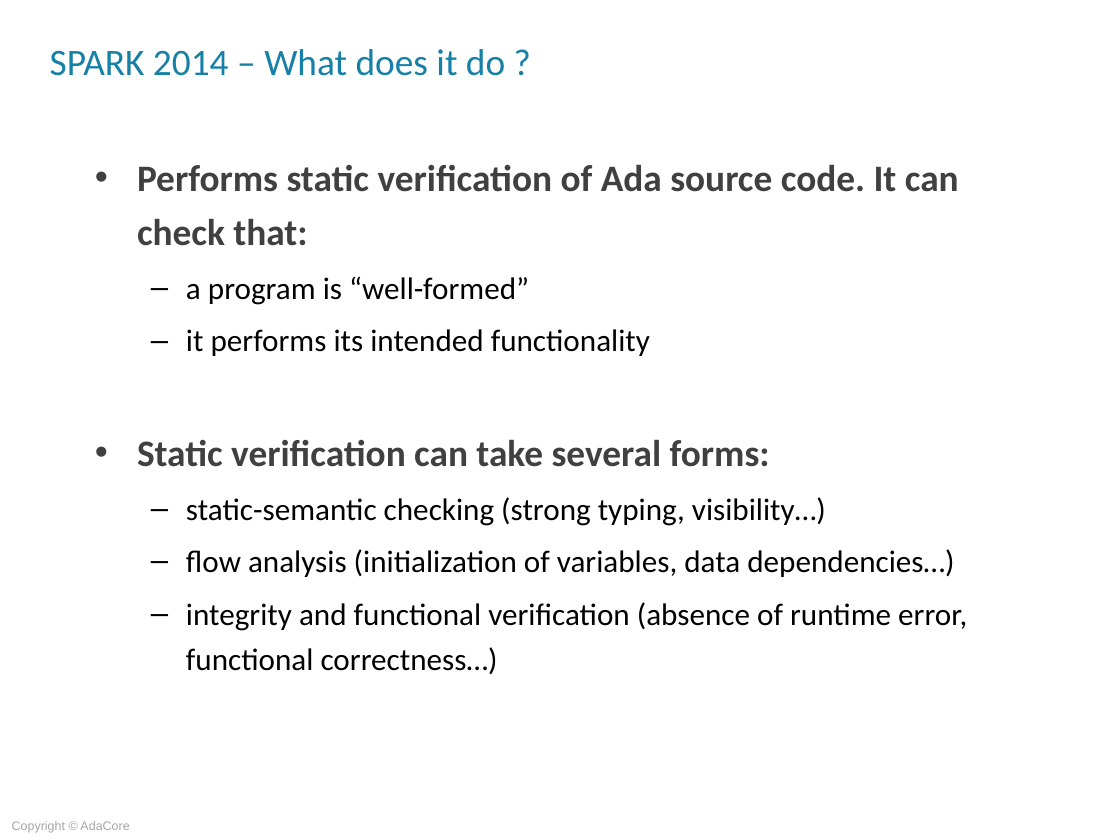
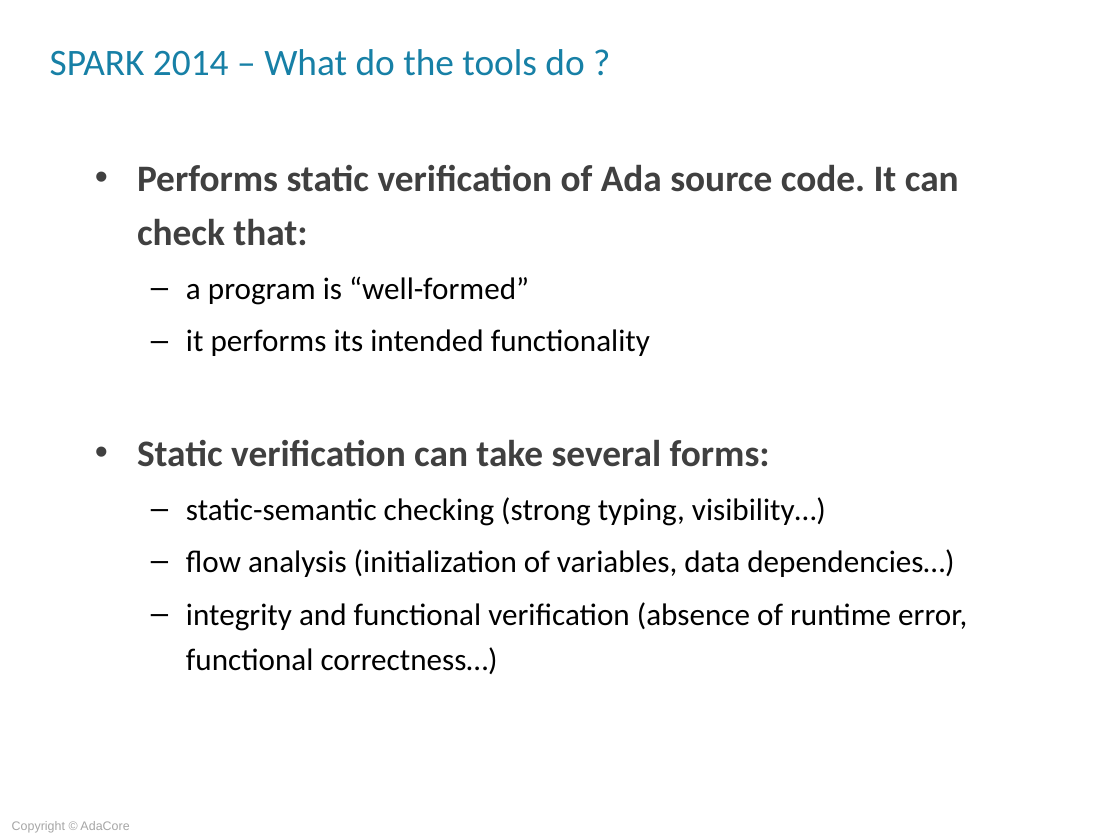
Before and after one commit to AdaCoreU/Courses, a slide deck: slide 3 of lectures/06_SPARK_2014/01_Overview/Slides/01_Overview.ppt (slide 2 before the commit). Drawn at 1120x840 pixels with LibreOffice and Linux fonts; fonts in the diff are those of the drawing; background and template pictures are left out. Boxes give left, top, right and bottom in pixels: in the first picture for what was removed or moved away, otherwise in the second. Text is boxed around its words. In the diff, an @@ line names an element or a change of style, - is before the commit and + after.

```diff
--- a/lectures/06_SPARK_2014/01_Overview/Slides/01_Overview.ppt
+++ b/lectures/06_SPARK_2014/01_Overview/Slides/01_Overview.ppt
@@ title at [50,49,584,76]: text changed @@
-SPARK 2014 – What does it do ?
+SPARK 2014 – What do the tools do ?
```
Also in this commit, not shown: 1 other slide changed, 1 other file.
